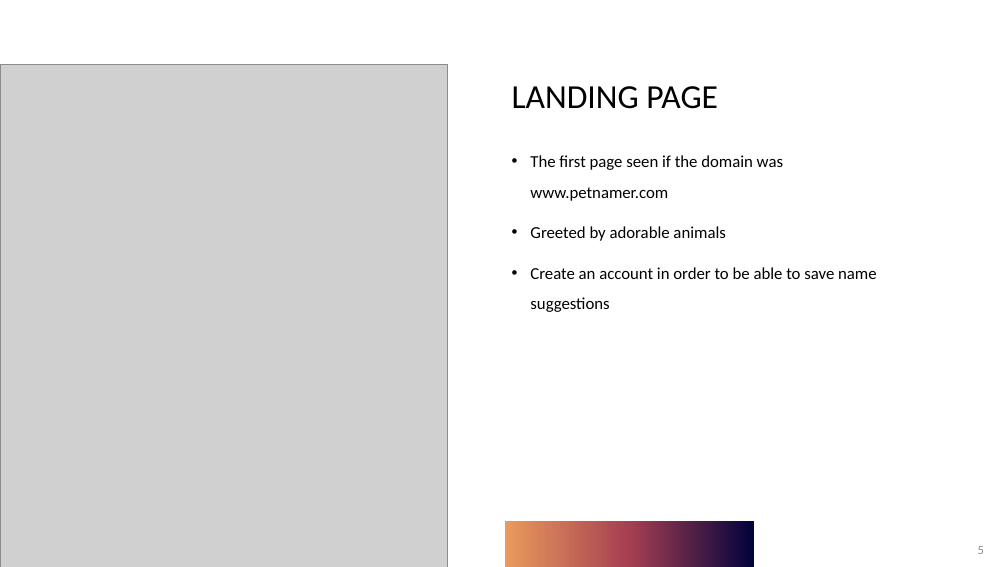
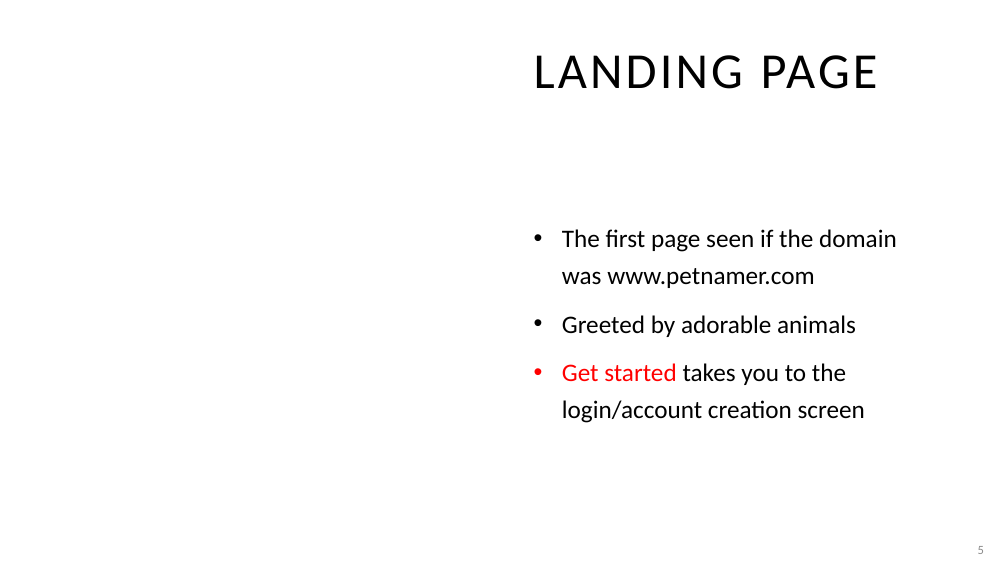
Before and after one commit to adriaonline/CPT200SP24-Team1, a slide deck: slide 5 of Phase 3 Docs/Phase 3 - Presentation.pptx. Drawn at 1008x567 pixels with LibreOffice and Linux fonts; fonts in the diff are those of the drawing; grey boxes stand for pictures. Boxes give left, top, right and bottom in pixels: in the first picture for what was removed or moved away, otherwise in the second. Text is boxed around its words. In the diff, an @@ line names an element or a change of style, - is before the commit and + after.

Commit message:
Updated P3 presentation

```diff
--- a/Phase 3 Docs/Phase 3 - Presentation.pptx
+++ b/Phase 3 Docs/Phase 3 - Presentation.pptx
@@ title "LANDING PAGE": place and size @@
-title "LANDING PAGE" at bbox=[512, 86, 718, 109]
+title "LANDING PAGE" at bbox=[534, 55, 878, 89]
@@ title "LANDING PAGE" at bbox=[534, 55, 878, 89]: size 32 to 48 pt, letter spacing 0 to 3 pt; line spacing 1.5 to 1; less space between paragraphs @@
@@ picture removed at bbox=[0, 64, 448, 567] @@
@@ text removed at bbox=[530, 155, 877, 312] @@
-• The first page seen if the domain was www.petnamer.com
-• Greeted by adorable animals
-• Create an account in order to be able to save name suggestions
@@ text added at bbox=[562, 229, 897, 423], 24 pt, text #000000 @@
+• The first page seen if the domain was www.petnamer.com
+• Greeted by adorable animals
+• Get started takes you to the login/account creation screen
@@ rectangle removed at bbox=[505, 521, 755, 567] @@
```
Also in this commit, not shown: 3 other slides changed, 1 slide added.
